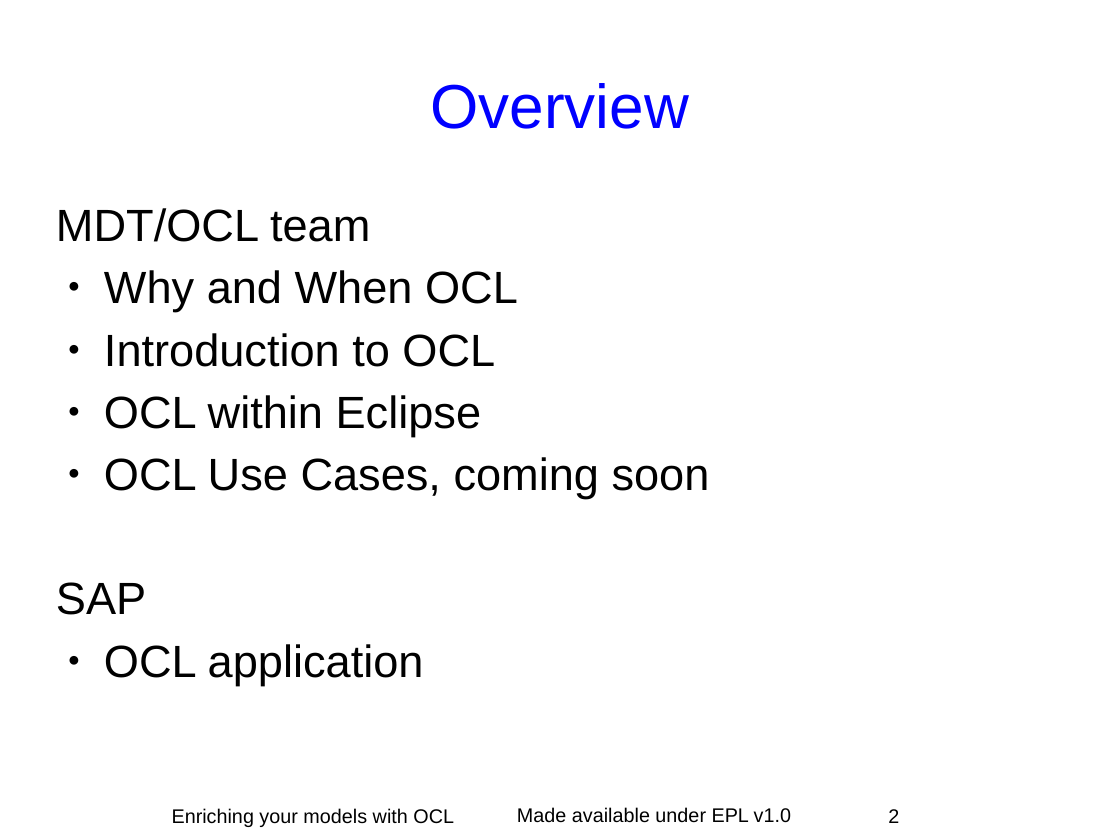
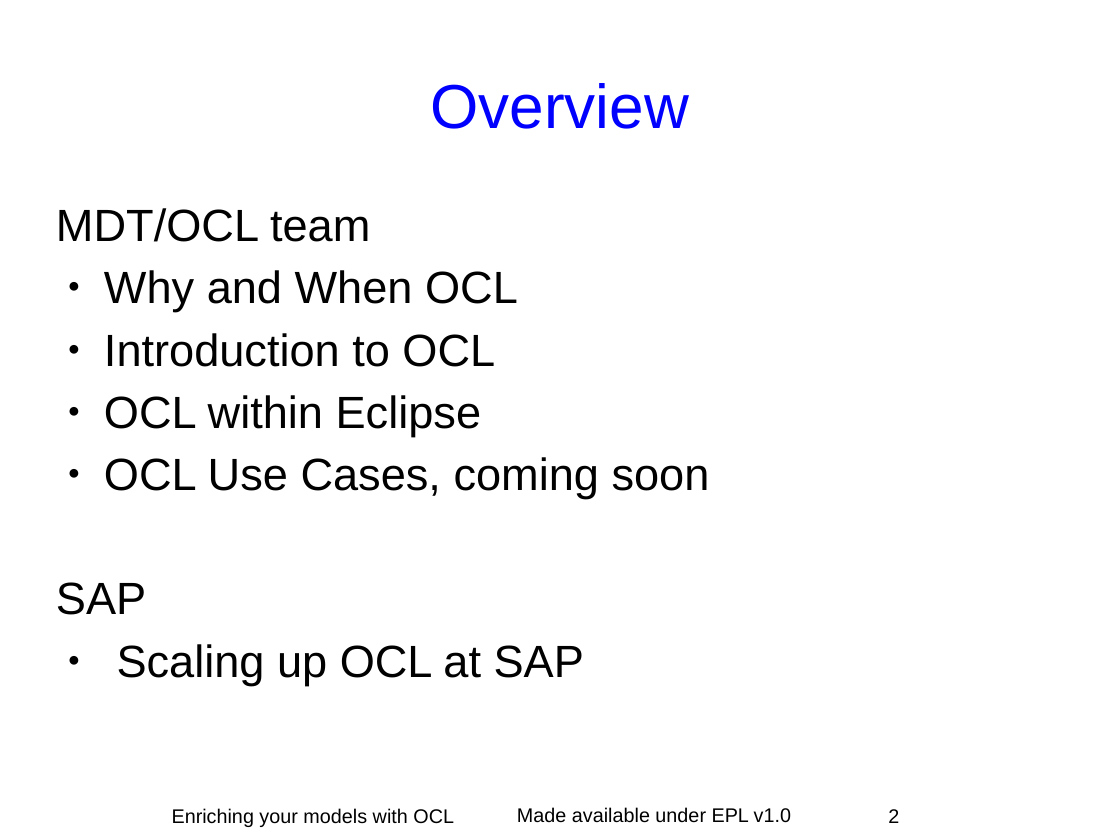
Before and after one commit to eclipse-ocl/ocl-website, a slide deck: slide 2 of ocl/docs/publications/ESE2010LongTalk/EnrichingWithOCL.odp. Drawn at 1120x840 pixels with LibreOffice and Linux fonts; fonts in the diff are those of the drawing; background and template pictures are left out. Boxes give left, top, right and bottom in pixels: in the first picture for what was removed or moved away, otherwise in the second. Text is boxed around its words. In the diff, an @@ line names an element or a change of style, - is before the commit and + after.

```diff
--- a/ocl/docs/publications/ESE2010LongTalk/EnrichingWithOCL.odp
+++ b/ocl/docs/publications/ESE2010LongTalk/EnrichingWithOCL.odp
@@ text at <box>117,644,584,685</box>: text changed @@
-● OCL application
+● Scaling up OCL at SAP
```
Also in this commit, not shown: 3 other slides changed, 1 other file.
